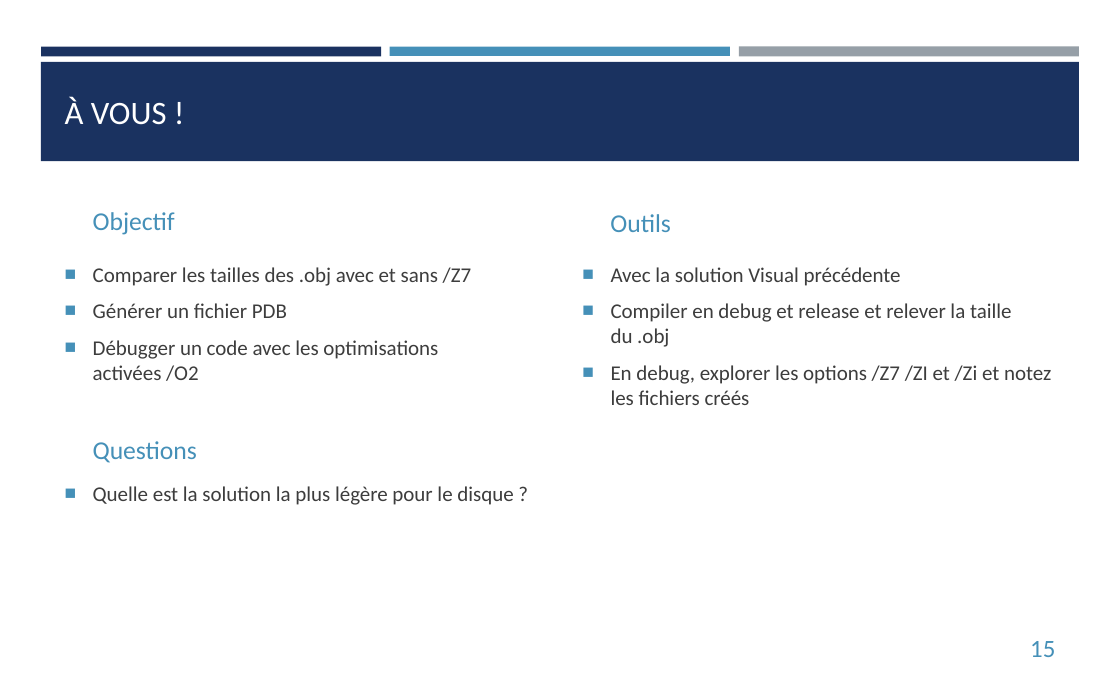
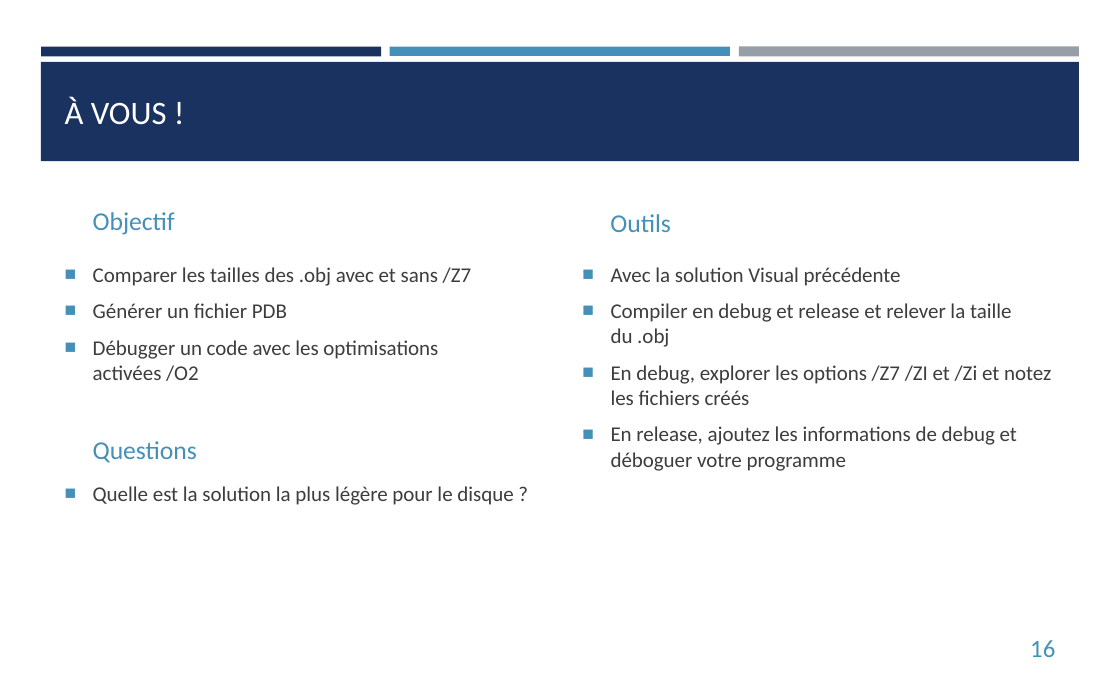
Before and after one commit to franckginguene/cpp_scalian, a slide deck: slide 16 of diapos/CPP_aprem.pptx (slide 15 before the commit). Drawn at 1120x700 pixels with LibreOffice and Linux fonts; fonts in the diff are those of the drawing. Boxes give left, top, right and bottom in pixels: in the first picture for what was removed or moved away, otherwise in the second. Text is boxed around its words. In the diff, an @@ line names an element or a change of style, - is before the commit and + after.

```diff
--- a/diapos/CPP_aprem.pptx
+++ b/diapos/CPP_aprem.pptx
@@ text at (611, 426, 1017, 471): paragraph added @@
+■ En release, ajoutez les informations de debug et déboguer votre programme
@@ page number at (1030, 640, 1055, 657): text changed @@
-15
+16
```
Also in this commit, not shown: 14 other slides changed, 2 slides added, 2 slides removed.
